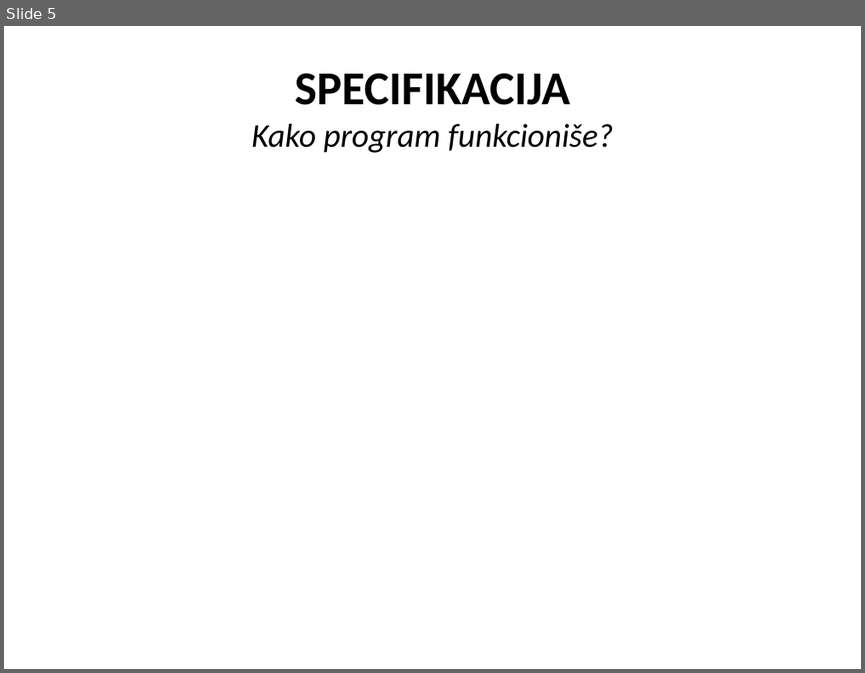
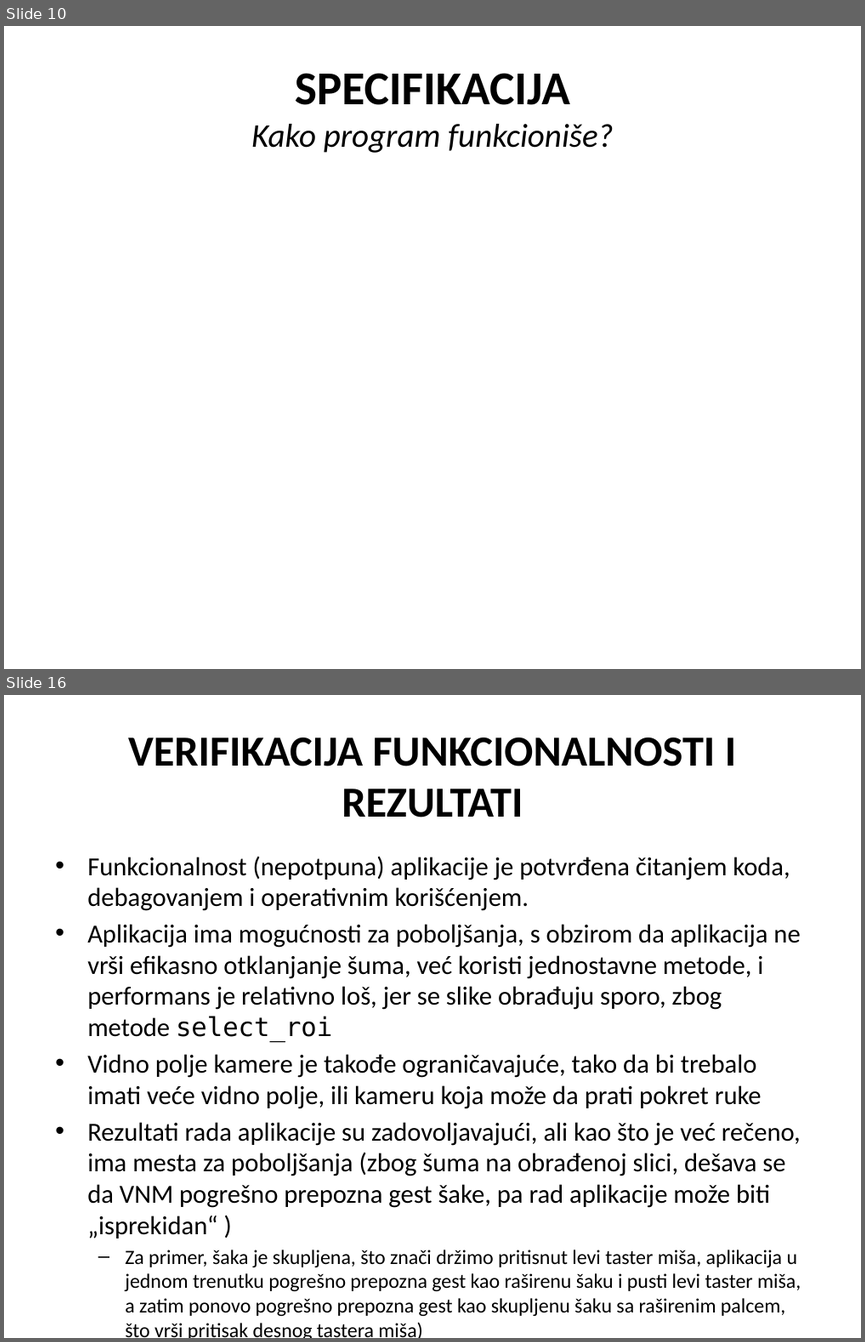
Before and after one commit to cLaki/UseTheForce, a slide deck: Upravljanje računarom na osnovu pokreta snimljenih web kamerom.pptx. Shown one above the other, each under a label of ours: slide 5 before the commit, slides 10 and 16 after it; the slides between them are not shown. The pictures are 865x673 and 865x1342 pixels, drawn with LibreOffice and Linux fonts; fonts in the diff are those of the drawing; grey boxes stand for pictures. Boxes give left, top, right and bottom in pixels: in the first picture for what was removed or moved away, otherwise in the second. Text is boxed around its words. In the diff, an @@ line names an element or a change of style, - is before the commit and + after.

```diff
--- a/Upravljanje računarom na osnovu pokreta snimljenih web kamerom.pptx
+++ b/Upravljanje računarom na osnovu pokreta snimljenih web kamerom.pptx
@@ slide 16 added at bbox=[4, 695, 861, 1338], background #FFFFFF @@
@@ title added at bbox=[128, 737, 736, 817], 36 pt, text #000000, bold @@
+VERIFIKACIJA FUNKCIONALNOSTI I REZULTATI
@@ text added at bbox=[87, 856, 800, 1338], 21.9 pt, text #000000 @@
+• Funkcionalnost (nepotpuna) aplikacije je potvrđena čitanjem koda, debagovanjem i operativnim korišćenjem.
+• Aplikacija ima mogućnosti za poboljšanja, s obzirom da aplikacija ne vrši efikasno otklanjanje šuma, već koristi jednostavne metode, i performans je relativno loš, jer se slike obrađuju sporo, zbog metode select_roi
+• Vidno polje kamere je takođe ograničavajuće, tako da bi trebalo imati veće vidno polje, ili kameru koja može da prati pokret ruke
+• Rezultati rada aplikacije su zadovoljavajući, ali kao što je već rečeno, ima mesta za poboljšanja (zbog šuma na obrađenoj slici, dešava se da VNM pogrešno prepozna gest šake, pa rad aplikacije može biti „isprekidan“ )
+  – Za primer, šaka je skupljena, što znači držimo pritisnut levi taster miša, aplikacija u jednom trenutku pogrešno prepozna gest kao raširenu šaku i pusti levi taster miša, a zatim ponovo pogrešno prepozna gest kao skupljenu šaku sa raširenim palcem, što vrši pritisak desnog tastera miša)
@@ what was slide 5 is now slide 10 @@
```
Also in this commit, not shown: 9 slides changed, 5 other slides added, 4 slides removed, 16 other files.
